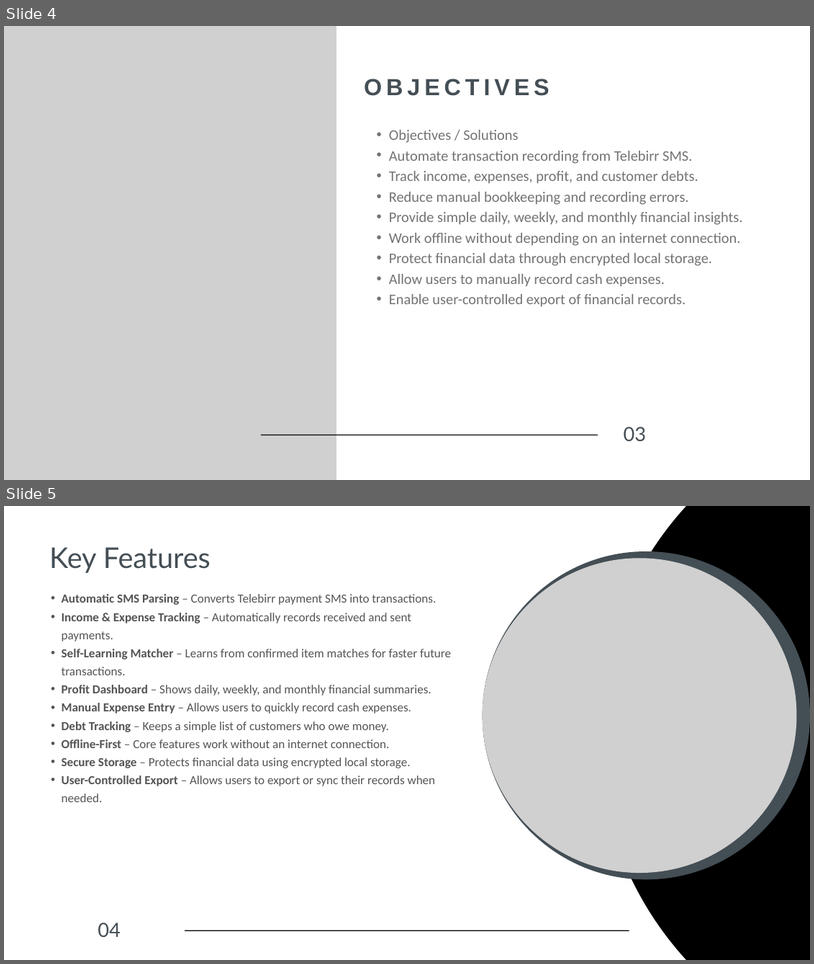
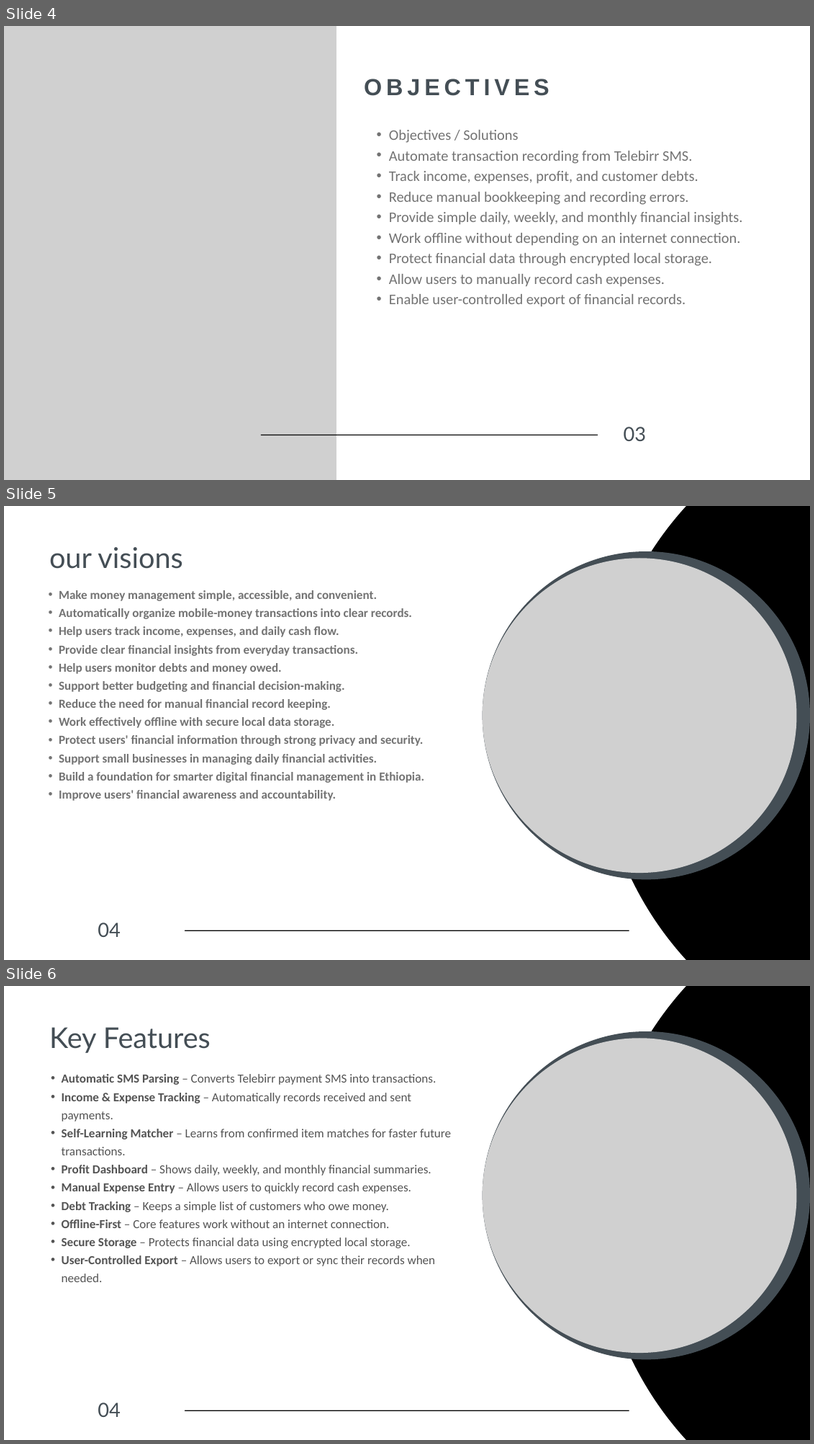
Before and after one commit to LuccianCross/MEKENET, a slide deck: docs/መቀነት (Mekenet).pptx. Shown one above the other, each under a label of ours: slides 4 and 5 before the commit, slides 4, 5 and 6 after it. The pictures are 814x964 and 814x1444 pixels, drawn with LibreOffice and Linux fonts; fonts in the diff are those of the drawing; grey boxes stand for pictures. Boxes give left, top, right and bottom in pixels: in the first picture for what was removed or moved away, otherwise in the second. Text is boxed around its words. In the diff, an @@ line names an element or a change of style, - is before the commit and + after.

```diff
--- a/docs/መቀነት (Mekenet).pptx
+++ b/docs/መቀነት (Mekenet).pptx
@@ slide 5 added at [4, 506, 810, 960], background #FFFFFF @@
@@ freeform shape added at [599, 506, 810, 960], fill #000000 @@
@@ text added at [49, 547, 183, 569], 51 pt, text #444E55 @@
+our visions
@@ freeform shape added at [483, 551, 810, 879], fill #444E55 @@
@@ picture added at [483, 558, 797, 872] @@
@@ text added at [59, 590, 424, 800], 22 pt, text #737373, bold @@
+  • Make money management simple, accessible, and convenient.
+  • Automatically organize mobile-money transactions into clear records.
+  • Help users track income, expenses, and daily cash flow.
+  • Provide clear financial insights from everyday transactions.
+  • Help users monitor debts and money owed.
+  • Support better budgeting and financial decision-making.
+  • Reduce the need for manual financial record keeping.
+  • Work effectively offline with secure local data storage.
+  • Protect users' financial information through strong privacy and security.
+  • Support small businesses in managing daily financial activities.
+  • Build a foundation for smarter digital financial management in Ethiopia.
+  • Improve users' financial awareness and accountability.
@@ text added at [98, 922, 121, 937], 35 pt, text #444E55 @@
+04
@@ line added from (185, 930) to (630, 930), #000000 1.5 pt @@
@@ what was slide 5 is now slide 6 @@
```
Also in this commit, not shown: 2 slides changed, 1 other slide added.
